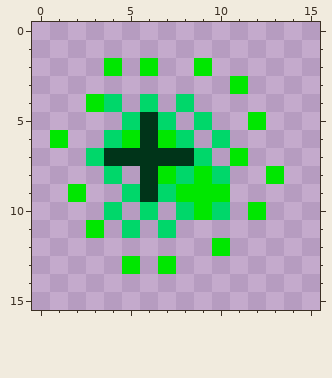
Pixel-art sprite -- OLD/client/resources/images/explosionCbm/cboom3.png. This is how it looked before the edit.
The file is 16x16 pixels. Colours within 5 levels of each other are drawn and written as one.
After the commit:
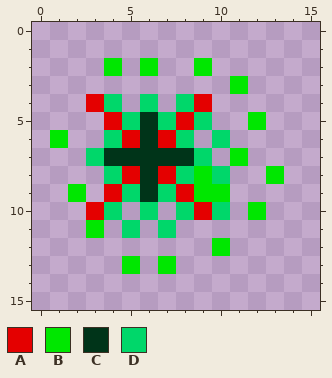
Palette (. is transparent): A #e40000  B #00e700  C #003419  D #00d76a
From old to new:
@@ x 1..11 @@
  3 ..........B
- 4 ..BD.D.D...
- 5 ....DCD.D..
- 6 B..DBCBD.D.
+ 4 ..AD.D.DA..
+ 5 ...ADCDAD..
+ 6 B..DACAD.D.
  7 ..DCCCCCD.B
- 8 ...D.CBDBD.
- 9 .B..DCDBBB.
-10 ...D.D.DBD.
+ 8 ...DACADBD.
+ 9 .B.ADCDABB.
+10 ..AD.D.DAD.
 11 ..B.D.D....
Where, in picture pixels (left, top, right, bottom), the same in both pictures:
changed: (86, 94, 212, 220)
